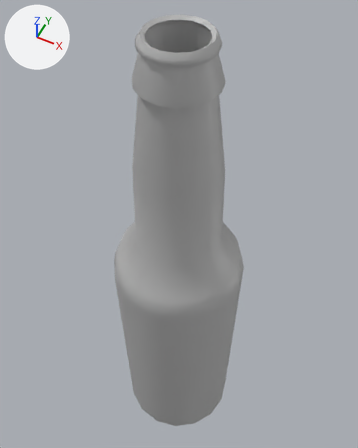
The FBX model TinySummer_Project/Content/Assets/Graphics/Environment/MESH_beerBottle.fbx, before and after one commit.
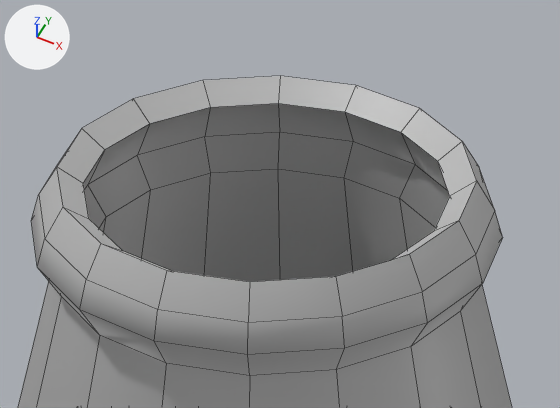
Each version is shown whole from a camera (50 mm lens) standing at (0.059, -0.118, 0.293) and looking at (-0.007, 0.015, 0.128), then close up on the part from 36% to 65% of the width and 0% to 17% of the height. Lighting does not change. The marker at upper left points along +X, +Y and +Z. The close-ups show mesh edges as thin lines. Where no turn or scale is listed for an object, it has been applied to the vertices.

Names of what the first close-up shows: 'beerBottle_low'.
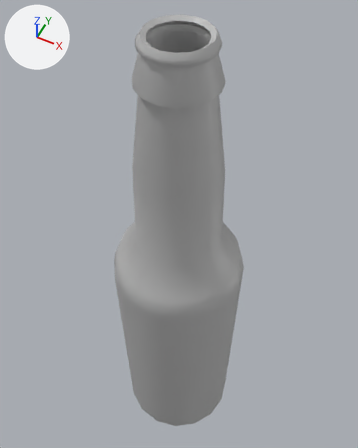
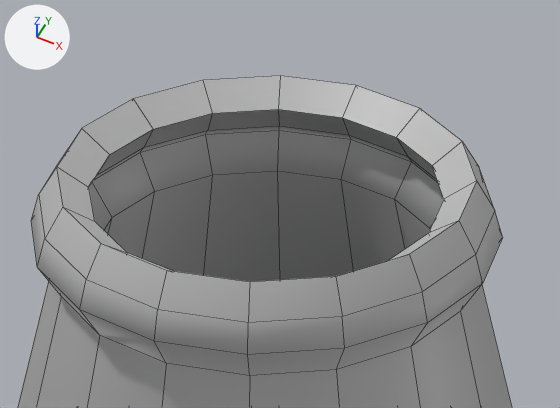
What differs and where, as boxes (x1, y1, x2, y2) in the close-ups (560 x 408 px):
part 1 of me_mesh, built on
    before: (83, 103, 450, 227)
    after: (94, 109, 444, 228)

The change, as a list of edits to the scene's bpy script:
```text
Change me_mesh:
    used by ob_beerbottle_low; location = (0.0, 0.0, 0.0011)
    remove me_mesh.from_pydata(...)  # 282 vertices, 296 faces; spans x -0.028..0.028, y -0.028..0.028, z 0.0..0.225
    add me_mesh.from_pydata(...)  # 418 vertices, 432 faces; spans x -0.028..0.028, y -0.028..0.028, z 0.0..0.225
    me_mesh part 1
    13 vertices are removed from x -0.01..0.01, y -0.01..0.01, z 0.181..0.222
    48 faces are deleted
    133 vertices are added at x -0.026..0.026, y -0.026..0.026, z 0.001..0.222
    16 new vertices lie (0.0, 0.0, 0.115) away from vertices in x -0.026..0.026, y -0.026..0.026, z 0.003
    184 new faces join them
```
